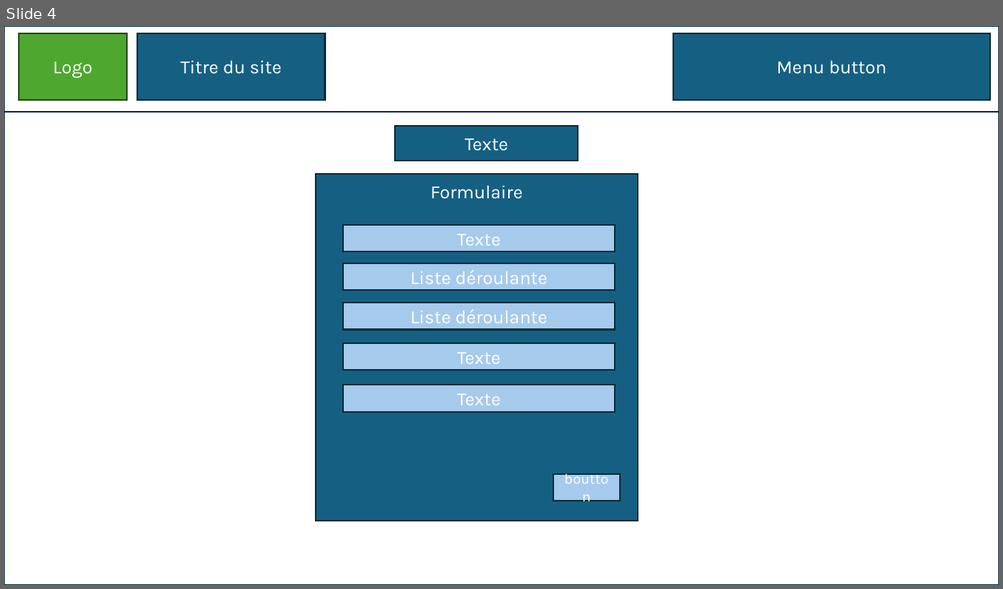
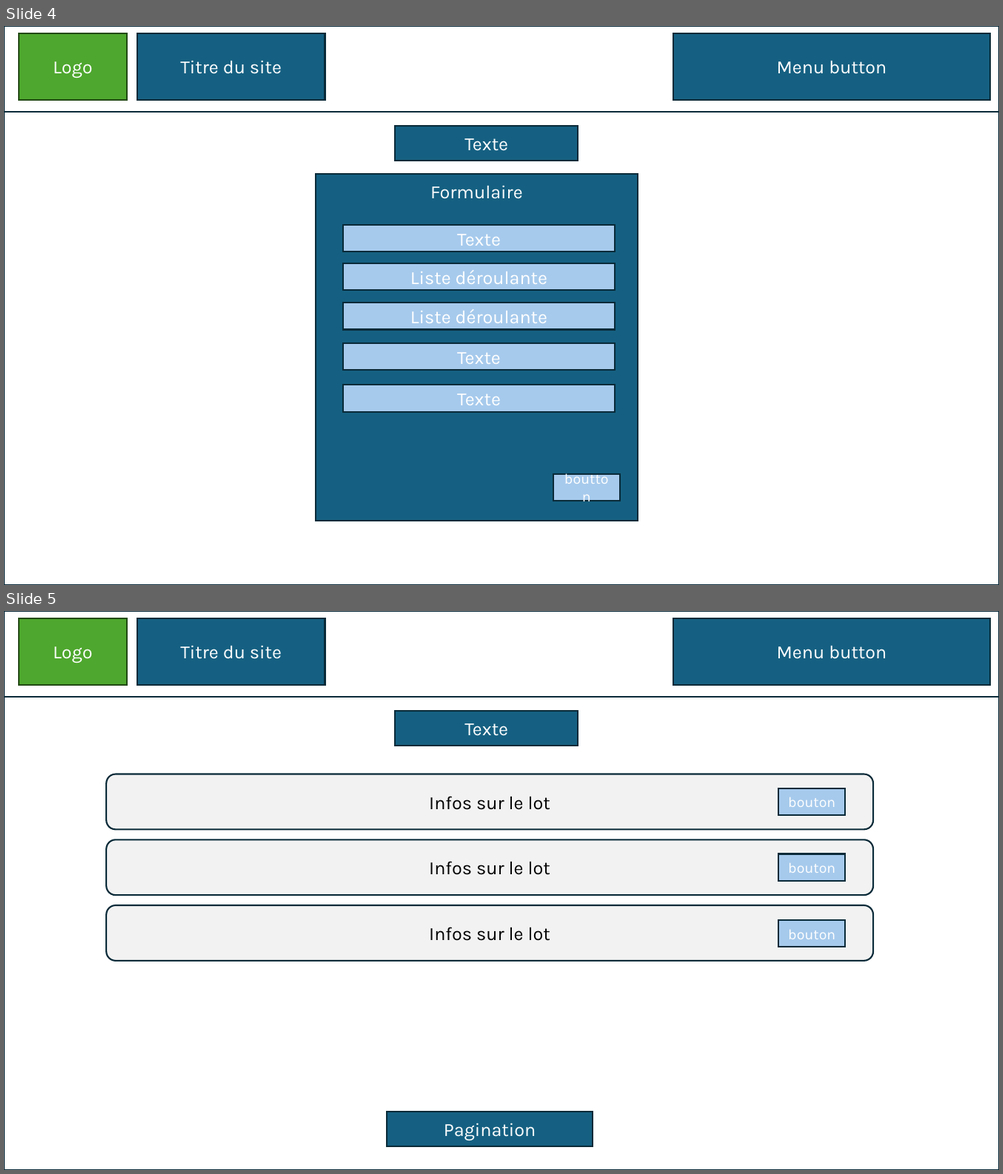
Before and after one commit to ETML-ES-PROJ-LABE-LAFE/LesMarteauxPatissiers-Frontend, a slide deck: Document/Mockup.pptx. Shown one above the other, each under a label of ours: slide 4 before the commit, slides 4 and 5 after it. The pictures are 1003x589 and 1003x1174 pixels, drawn with LibreOffice and Linux fonts; fonts in the diff are those of the drawing. Boxes give left, top, right and bottom in pixels: in the first picture for what was removed or moved away, otherwise in the second. Text is boxed around its words. In the diff, an @@ line names an element or a change of style, - is before the commit and + after.

```diff
--- a/Document/Mockup.pptx
+++ b/Document/Mockup.pptx
@@ slide 5 added at [4,611,999,1170], background #FFFFFF @@
@@ rectangle added at [4,611,999,698], outline #092A39 1.5 pt @@
@@ rectangle added at [4,611,999,1170], outline #092A39 1.5 pt @@
@@ rectangle added at [18,618,127,685], fill #4EA72E, outline #224914 1.5 pt, 18 pt, text #FFFFFF @@
+Logo
@@ rectangle added at [137,618,325,685], fill #156082, outline #092A39 1.5 pt, 18 pt, text #FFFFFF @@
+Titre du site
@@ rectangle added at [673,618,990,685], fill #156082, outline #092A39 1.5 pt, 18 pt, text #FFFFFF @@
+Menu button
@@ rectangle added at [395,711,578,746], fill #156082, outline #092A39 1.5 pt, 18 pt, text #FFFFFF @@
+Texte
@@ rounded rectangle added at [106,775,874,829], fill #F2F2F2, outline #092A39 1.5 pt, 18 pt, text #000000 @@
+Infos sur le lot
@@ rectangle added at [779,789,845,815], fill #A6CAEC, outline #092A39 1.5 pt, 14 pt, text #FFFFFF @@
+bouton
@@ rounded rectangle added at [106,840,874,895], fill #F2F2F2, outline #092A39 1.5 pt, 18 pt, text #000000 @@
+Infos sur le lot
@@ rectangle added at [779,854,845,881], fill #A6CAEC, outline #092A39 1.5 pt, 14 pt, text #FFFFFF @@
+bouton
@@ rounded rectangle added at [106,906,874,961], fill #F2F2F2, outline #092A39 1.5 pt, 18 pt, text #000000 @@
+Infos sur le lot
@@ rectangle added at [779,920,845,948], fill #A6CAEC, outline #092A39 1.5 pt, 14 pt, text #FFFFFF @@
+bouton
@@ rectangle added at [387,1112,593,1147], fill #156082, outline #092A39 1.5 pt, 18 pt, text #FFFFFF @@
+Pagination
```
Also in this commit, not shown: 5 slides changed, 1 other slide added, 1 other file.
